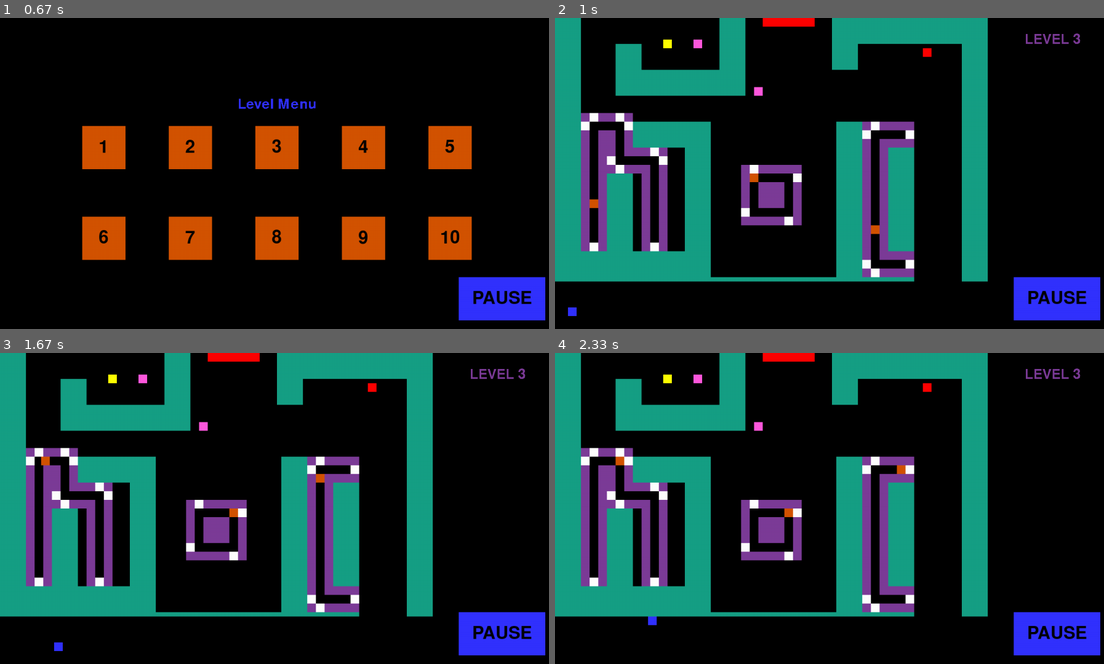
Above: before the commit, frames 1-4 (two rows, left to right).
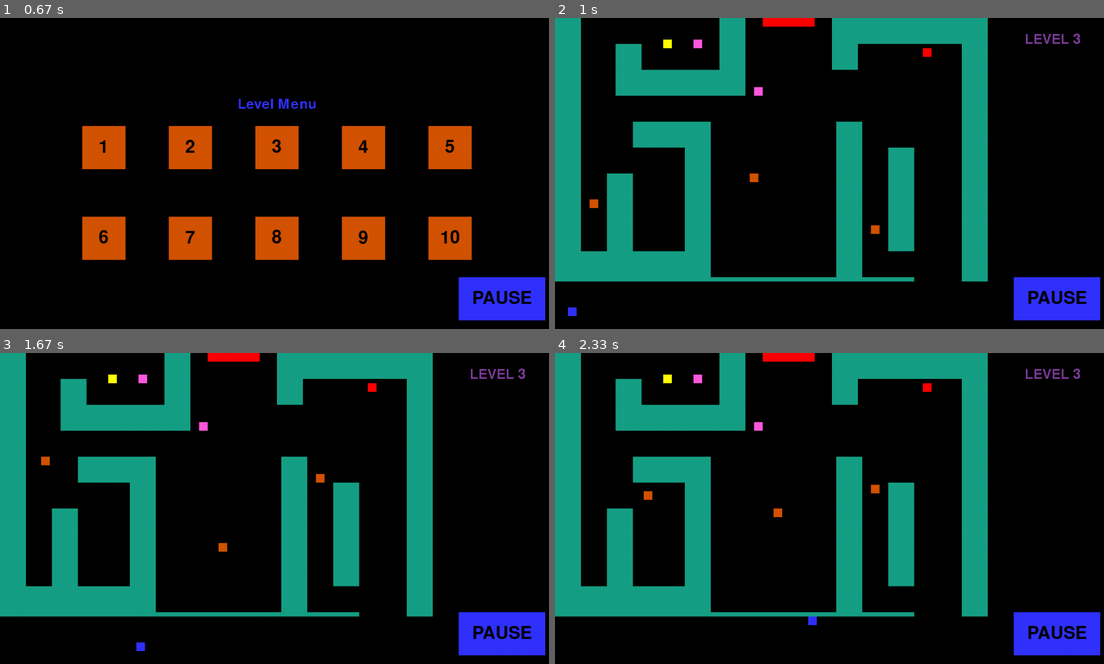
Above: after the commit, the same moments.

Repository: KUP9752/Kagan-Project
Game: pygame game, started from Project.py
Two runs of this game, one before a commit and one after it. Both use one fixed random seed, a clock stepped at 60 frames per second and the inputs below.
Inputs (mouse positions are in pixels of both pictures, inside the frame that each line leads up to):
- Up to frame 1 (0.67 s): click "PLAY" at 0.38 s
- Up to frame 2 (1 s): click "3" at 0.72 s
- Up to frame 3 (1.67 s): click (274, 514) at 1.05 s; hold D from 1.33 s (still down)
- Up to frame 4 (2.33 s): release D at 1.8 s; hold W 1.83-2.13 s; hold D from 2.17 s (still down)

Frame 1 is identical in both runs. In frame 2, 7.3% of the frame differs, in the area x 4-66%, y 30-84%; in frame 3, 7.5%; in frame 4, 7.6%, in the area x 4-66%, y 30-88%.

Commit message:
added the enemy rotation and the enemy collision with the player

Diff:
--- a/Project.py
+++ b/Project.py
@@ -48,7 +48,8 @@
     def __init__(self,colour,x,y):
         super().__init__()
         self.keycollected = False
-        self.speed =5
+        self.colenemy = False   #Boolean variable to hold whether the player has collided with any enemies
+        self.speed = 15
         self.direction_x =0
         self.direction_y =0
         self.colour = colour
@@ -68,6 +69,10 @@
         return self.keycollected
     def set_key_state(self, state):
         self.keycollected =True
+    def get_colenemy_state(self):
+        return self.colenemy
+    def set_colenemy_state(self, state):
+        self.colenemy = state
 
     def update(self):
         #------Level border collision logic and movement
@@ -96,7 +101,10 @@
             if not self.get_key_state():
                 no_key_text()
 
-
+        # ------- Enemy block collision
+        enemybody_hit_group = pygame.sprite.groupcollide(player_group, enemy_group, False, False)
+        for elem in enemybody_hit_group:
+            self.colenemy = True
         # ------Key Collection Logic (opens the gate)
         key_hit_group = pygame.sprite.groupcollide(player_group,key_group,False,True)
         for elem in key_hit_group:
@@ -105,10 +113,10 @@
                 self.key_collected = True
 
         # -> additional logic of collection indicator in the info menu can be added
-            #Wirtten later in the code where the text displaying logic is
+            #---Wirtten later in the code where the text displaying logic is
 
         # -> Logic for finishing a level after the key is collected
-
+            # --- Also added later on in the code, using a text function.
 
 
 
@@ -149,18 +157,61 @@
                 self.rect.y += self.direction_y*self.speed
 
             enemyobs_hit_group = pygame.sprite.spritecollide(self, enemyobs_group, False)
-            print(enemyobs_hit_group)
+
             for elem in enemyobs_hit_group:
                 self.rect.x -= self.speed*self.direction_x
                 self.rect.y -=self.speed*self.direction_y
-                if self.direction_x ==0:
-
-                    #doesnt work!!
-                    self.direction_x = -1*(self.direction_y)
-                    self.direction_y = 0
-                elif self.direction_y == 0:
-                    self.direction_y = -1*(self.direction_x)
-                    self.direction_x = 0
+                self.direction_x = elem.get_direction_x()
+                self.direction_y = elem.get_direction_y()
+
+
+
+                # --------------------------------------Useless movement logic using try-except clause with exception classes
+
+##            for elem in enemyobs_hit_group:
+##                self.rect.x -= self.speed*self.direction_x
+##                self.rect.y -=self.speed*self.direction_y
+##
+##                if self.direction_x ==0:
+##                    self.direction_y = 0
+##                    try:
+##                        self.direction_x = 1
+##                        enemyobs_hit_group= pygame.sprite.spritecollide(self, enemyobs_group, False)
+##                        if len(enemyobs_hit_group)>0:
+##                            raise WrongDirectionError_x
+##                    except WrongDirectionError_x:
+##                        self.direction_x = -1
+##
+##                elif self.direction_y == 0:
+##                    self.direction_x = 0
+##                    try:
+##                        self.direction_y = 1
+##                        enemyobs_hit_group = pygame.sprite.spritecollide(self,enemyobs_group,False)
+##                        if len(enemyobs_hit_group)>0:
+##                            raise WrongDirectionError_y
+##                    except WrongDirectionError_y:
+##                        self.direction_y = -1
+##
+##               elif self.direction_x ==1 and self.direction_y ==0:
+##                    self.direction_y = 0
+##                    try:
+##                        self.direction_x = 1
+##                        enemyobs_hit_group= pygame.sprite.spritecollide(self, enemyobs_group, False)
+##                        if len(enemyobs_hit_group)>0:
+##                            raise WrongDirectionError_x
+##                    except WrongDirectionError_x:
+##                        self.direction_x = -1
+##
+##                elif self.direction_y == 0:
+##                    self.direction_x = 0
+##                    try:
+##                        self.direction_y = 1
+##                        enemyobs_hit_group = pygame.sprite.spritecollide(self,enemyobs_group,False)
+##                        if len(enemyobs_hit_group)>0:
+##                            raise WrongDirectionError_y
+##                    except WrongDirectionError_y:
+##                        self.direction_y = -1
+
 
 ##            for item in enemyobs_group:
 ##                print(item)
@@ -345,6 +396,16 @@
 ##
 ##        #cursorbutton_hit_group = pygame.sprite.groupcollide(cursor_group, button_group,False, False)
 ##
+
+    ##-------------Error class and subclasses I am going to be using in a try clause to guess the new available square for the Enemy3s to move
+
+class MovementError(Exception):
+    pass
+class WrongDirectionError_x(MovementError):
+    pass
+class WrongDirectionError_y(MovementError):
+    pass
+
 
 
 ##---------------------------------------------------------------------Functions/Procedures---------------------------------------------------------------------##
@@ -473,7 +534,7 @@
     global enemy_obs
     enemy_obs = EnemyObstacle(x,y,facing)
     enemyobs_group.add(enemy_obs)
-    all_sprites_group.add(enemy_obs)
+    #all_sprites_group.add(enemy_obs)
 
 
 
@@ -526,6 +587,13 @@
     level = int(level) - 1
     level_colour_data[level] = [GREEN, AQUA]
 
+def level_failed_text():
+    global failedtext
+    global failedtextRect
+    failedtext = bigfont.render('Level Failed!', False, RED)
+    failedtextRect = failedtext.get_rect()
+    failedtextRect.center = (640, 300)
+    return screen.blit(failedtext, failedtextRect)
 
 
 
@@ -647,6 +715,7 @@
 
 end_level = False
 pause_menu = False
+level_failed = False
 ### -----------------------------------------------------------------Constant Buttons-------------------------------------------------------------------------------###
 playbutton = Button(RED, 540,150,200,100,PLAYfont,'PLAY')
 for counter in range(0,10):
@@ -659,6 +728,8 @@
 pquit_button = Button(RED, 540, 450, 200, 50, font, 'QUIT')
 
 endlevel_button = Button(ORANGE, 440, 350, 400, 50, font, 'Return to Menu')
+
+level_failed_button = Button(RED, 440, 350, 400, 50, font, 'Restart')
 
 # -- current_level //used later to determine which level is running
 
@@ -733,6 +804,11 @@
                 level_running = False
                 play_game = True
                 end_level = False
+            if level_failed and level_failed_button.isOver(mouse_pos):
+                print('restart level is clicked, after level failure')
+
+                level_failed = False
+                level_selector(current_level)
 
         #checks if the PLAY button is clicked and creates the level buttons
 
@@ -775,6 +851,10 @@
                 pquit_button.colour = PINK
             else:
                 pquit_button.colour = RED
+            if level_failed_button.isOver(mouse_pos):
+                level_failed_button.colour = GREEN
+            else:
+                level_failed_button.colour = RED
 
 
             for counter in range(0,10):
@@ -827,6 +907,8 @@
         try:
             screen.blit(leveltext,leveltextRect)
         #checks whether the key has been collected to finish the level
+            if player.get_colenemy_state() == True:
+                level_failed = True
             for item in exit_group:
                 if item.get_state() == 1:
                     player.set_key_state(True)
@@ -843,6 +925,13 @@
         player_group.update()
         enemy_group.update()
 
+        if level_failed:
+
+            level_failed_text()
+            player.set_colenemy_state(False)
+            level_clear()
+            level_failed_button.draw(screen)
+
         if end_level:
             play_game = False
             endlevel_button.draw(screen)
Not shown, changed: levels/.DS_Store
